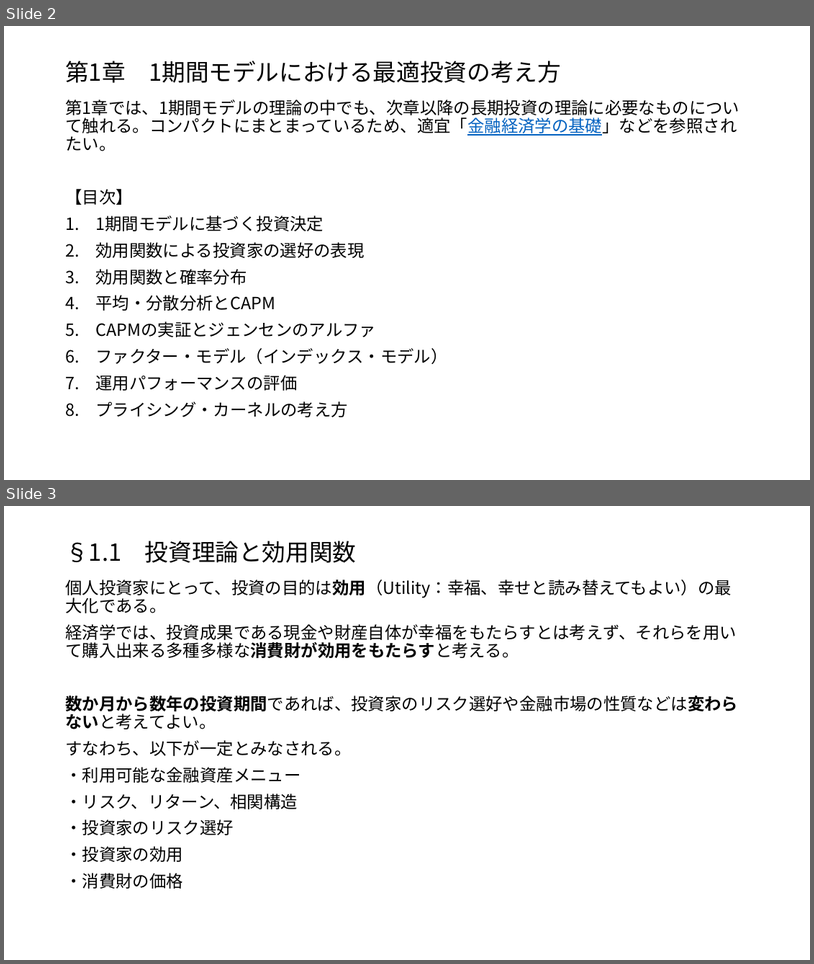
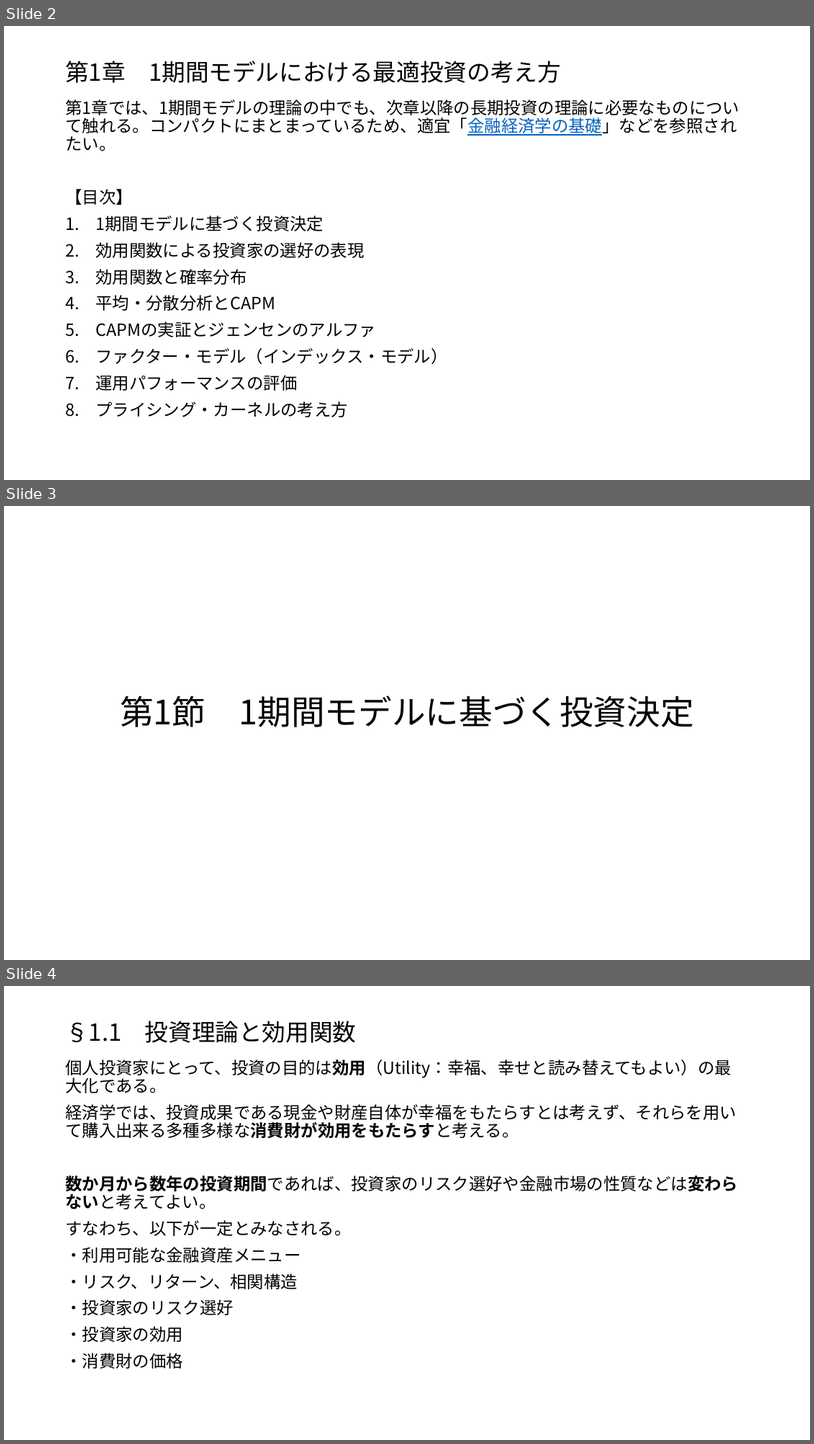
Before and after one commit to macha1811/Long-term-Investment-Theory-and-Practice, a slide deck: 第1章.pptx. Shown one above the other, each under a label of ours: slides 2 and 3 before the commit, slides 2, 3 and 4 after it. The pictures are 814x964 and 814x1444 pixels, drawn with LibreOffice and Linux fonts; fonts in the diff are those of the drawing. Boxes give left, top, right and bottom in pixels: in the first picture for what was removed or moved away, otherwise in the second. Text is boxed around its words. In the diff, an @@ line names an element or a change of style, - is before the commit and + after.

```diff
--- a/第1章.pptx
+++ b/第1章.pptx
@@ slide 3 added at [4,506,810,960], background #FFFFFF @@
@@ title added at [120,695,694,727], 40 pt, text #000000 @@
+第1節 1期間モデルに基づく投資決定
@@ what was slide 3 is now slide 4 @@
```
Also in this commit, not shown: 11 other slides added.
